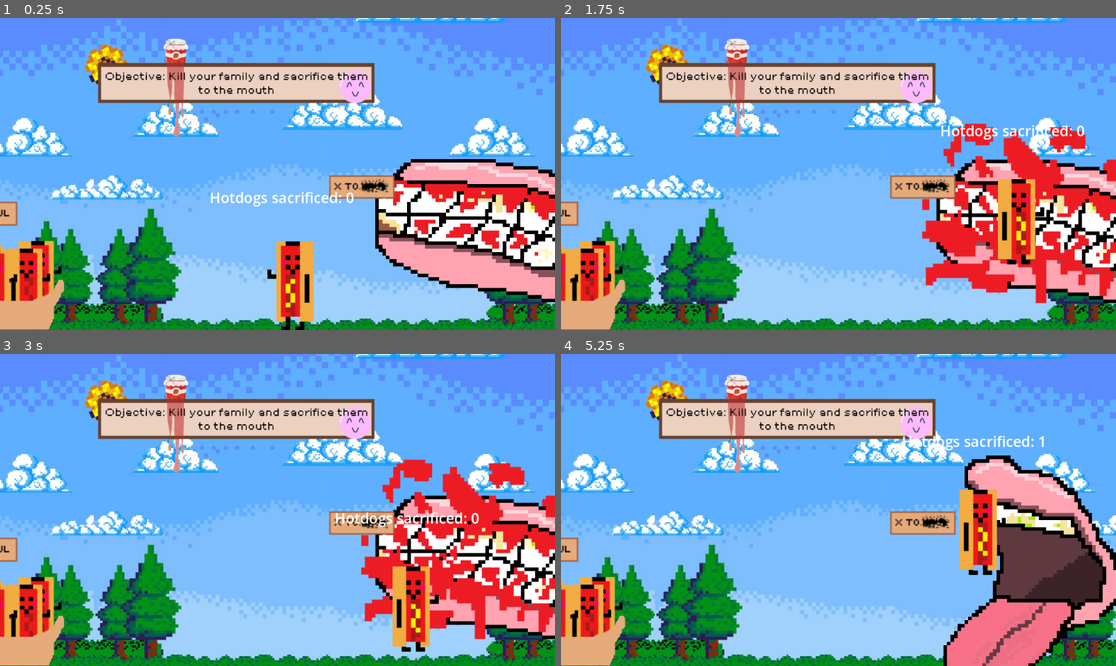
Above: before the commit, frames 1-4 (two rows, left to right).
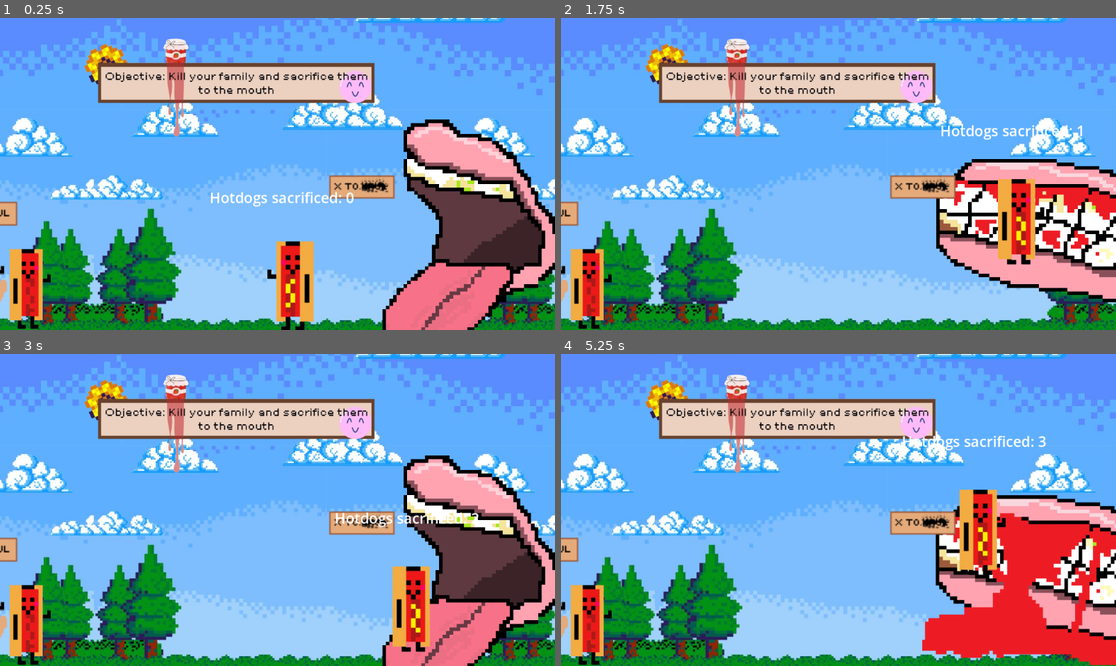
Above: after the commit, the same moments.

Repository: AudreyS108/daydream-project
Game: Godot game, scene res://scenes/game.tscn
Same seed, same stepped clock (60 frames per second), same inputs: the game is played once before the commit and once after it.
Inputs:
- Up to frame 1 (0.25 s): no input
- Up to frame 2 (1.75 s): tap Enter (ui_accept) at 0.5, 0.77, 1.52 s; hold Right (ui_right) from 0.53 s (still down); tap F at 0.6, 1.55 s; tap X at 0.8, 1.35 s
- Up to frame 3 (3 s): release Right (ui_right) at 2.03 s; hold Left (ui_left) 2.03-2.78 s; tap F at 2.1 s; tap X at 2.3, 2.85 s; hold Right (ui_right) from 2.78 s (still down)
- Up to frame 4 (5.25 s): tap Enter (ui_accept) at 3.02, 3.77, 4.52 s; tap F at 3.05, 3.6, 4.55, 5.1 s; tap X at 3.8, 4.35 s; release Right (ui_right) at 4.28 s; hold Left (ui_left) 4.28-5.03 s; hold Right (ui_right) from 5.03 s (still down)

The runs differ from the first frame. In frame 1, 18% of the frame differs, in the area x 0-100%, y 32-100%; in frame 2, 9.6%; in frame 3, 18%; in frame 4, 19%, in the area x 0-100%, y 26-100%.

Commit message:
Adding features:
- Destroying a sprite on F pressed
- Letting the mouth sprite change after the first sacrifice
- Merged Player script to main game for easier interaction with other game elements

- @Sevastipol designed new sprite: elderly hotdog

Diff:
--- a/scenes/Area.tscn
+++ b/scenes/Area.tscn
@@ -1,4 +1,6 @@
-[gd_scene load_steps=2 format=3 uid="uid://do78wjcc5x2of"]
+[gd_scene load_steps=3 format=3 uid="uid://do78wjcc5x2of"]
+
+[ext_resource type="Texture2D" uid="uid://b2imbiapgxkrg" path="res://assets/Sprites/PlayerKetchup.png" id="1_6wnd8"]
 
 [sub_resource type="RectangleShape2D" id="RectangleShape2D_r1s12"]
 size = Vector2(158, 64)
@@ -8,3 +10,8 @@
 [node name="CollisionShape2D" type="CollisionShape2D" parent="."]
 position = Vector2(69, 22)
 shape = SubResource("RectangleShape2D_r1s12")
+
+[node name="Sprite2D" type="Sprite2D" parent="."]
+position = Vector2(35.5, -31.5078)
+scale = Vector2(0.442708, 0.442708)
+texture = ExtResource("1_6wnd8")
--- a/scenes/Area2.tscn
+++ b/scenes/Area2.tscn
@@ -1,10 +1,10 @@
 [gd_scene load_steps=2 format=3 uid="uid://bdah5aj2vxmbs"]
 
 [sub_resource type="RectangleShape2D" id="RectangleShape2D_2n6h3"]
-size = Vector2(142, 43)
+size = Vector2(232, 43)
 
-[node name="Area2D" type="Area2D"]
+[node name="MouthArea" type="Area2D"]
 
 [node name="CollisionShape2D" type="CollisionShape2D" parent="."]
-position = Vector2(48, 10)
+position = Vector2(3, 10)
 shape = SubResource("RectangleShape2D_2n6h3")
--- a/scenes/Mouth.tscn
+++ b/scenes/Mouth.tscn
@@ -33,7 +33,7 @@
 "texture": ExtResource("5_1acxj")
 }],
 "loop": true,
-"name": &"W ketchup",
+"name": &"With_Ketchup",
 "speed": 3.0
 }]
 
@@ -55,10 +55,8 @@
 position = Vector2(339, -240)
 scale = Vector2(0.612292, 0.619792)
 sprite_frames = SubResource("SpriteFrames_1p50c")
-animation = &"W ketchup"
-autoplay = "W ketchup"
-frame = 1
-frame_progress = 0.11684782
+animation = &"With_Ketchup"
+autoplay = "Default"
 
 [node name="CollisionShape2D" type="CollisionShape2D" parent="."]
 position = Vector2(197, -121)
--- a/scenes/game.gd
+++ b/scenes/game.gd
@@ -9,3 +9,69 @@
 # Called every frame. 'delta' is the elapsed time since the previous frame.
 func _process(delta: float) -> void:
 	pass
+
+
+@onready var player_sprite: AnimatedSprite2D = $Player/AnimatedSprite2D
+@onready var audio_player1: AudioStreamPlayer2D = $Player/AudioStreamPlayer1
+@onready var audio_player2: AudioStreamPlayer2D = $Player/AudioStreamPlayer2
+@onready var label: Label = $Player/Camera2D/Label
+
+@onready var mouth_sprite: AnimatedSprite2D = $Mouth/AnimatedSprite2D
+
+@onready var Hotdog1: Area2D = $Area2D
+
+var is_colliding_with_area2d = false
+var is_colliding_with_area2d2 = false
+var sacrifices = 0
+
+func _on_area_2d_body_entered(body: Node2D) -> void:
+	if body.name == "Player":
+		print("Player entered the area!")
+		is_colliding_with_area2d = true
+
+
+func _on_area_2d_body_exited(body: Node2D) -> void:
+	if body.name == "Player":
+		print("Player exited the area!")
+		is_colliding_with_area2d = false
+
+func _on_mouth_area_body_entered(body: Node2D) -> void:
+	if body.name == "Player":
+		print("Player entered the area2!")
+		is_colliding_with_area2d2 = true
+
+func _on_mouth_area_body_exited(body: Node2D) -> void:
+	if body.name == "Player":
+		print("Player exited the area!")
+		is_colliding_with_area2d2 = false
+
+func wait(seconds: float) -> void:
+	await get_tree().create_timer(seconds).timeout
+
+func _input(event):
+	if event is InputEventKey and event.pressed and not event.echo:
+		if event.keycode == KEY_F and is_colliding_with_area2d: # and is colliding with hotdog ADD
+			if event.keycode == KEY_F and is_colliding_with_area2d == false:
+				player_sprite.play("Idle")
+			player_sprite.play("Holding")
+			print("Play anim")
+			audio_player1.stream = load("res://assets/Sounds/nono (1).mp3")
+			audio_player1.play()
+			Hotdog1.queue_free()
+
+		if event.keycode == KEY_X:
+			if is_colliding_with_area2d2 == false:
+				sacrifices = sacrifices
+				label.text = "Hotdogs sacrificed: " + str(sacrifices)
+				audio_player2.stop()
+			if is_colliding_with_area2d2 == true : #and player_sprite.animation == "Holding"
+				mouth_sprite.play("With_Ketchup")
+
+				player_sprite.play("Idle")
+				audio_player1.stop()
+				audio_player2.stream = load("res://assets/Sounds/crunchie mm.mp3")
+				audio_player2.play()
+				sacrifices = sacrifices + 1
+				print("text set")
+				label.text = "Hotdogs sacrificed: " + str(sacrifices)
+				is_colliding_with_area2d2 = false
--- a/scenes/game.tscn
+++ b/scenes/game.tscn
@@ -1,13 +1,12 @@
-[gd_scene load_steps=19 format=3 uid="uid://lhoagjgbcmbs"]
+[gd_scene load_steps=18 format=3 uid="uid://lhoagjgbcmbs"]
 
 [ext_resource type="Script" uid="uid://dt6xvox0p11ra" path="res://scenes/game.gd" id="1_kvuet"]
 [ext_resource type="Texture2D" uid="uid://2n5d4tr7xhjt" path="res://assets/Sprites/BGFINAL.jpg" id="1_lnu2h"]
 [ext_resource type="PackedScene" uid="uid://cqxcdhfp1tm65" path="res://scenes/Player.tscn" id="1_uwrxv"]
 [ext_resource type="PackedScene" uid="uid://c2c6ebaepviij" path="res://scenes/Mouth.tscn" id="3_lnu2h"]
-[ext_resource type="Texture2D" uid="uid://bx6b2vp42g03i" path="res://assets/Sprites/Screenshot_28-9-2025_121635_www.canva.com-removebg-preview.png" id="4_lbhrr"]
+[ext_resource type="Texture2D" uid="uid://k2y347lvohch" path="res://assets/Sprites/Screenshot_28-9-2025_121635_www.canva.com-removebg-preview.png" id="4_lbhrr"]
 [ext_resource type="Script" uid="uid://dea3lfsr5r6cv" path="res://scripts/camera_2d.gd" id="4_u5sy4"]
 [ext_resource type="AudioStream" uid="uid://dhwi5hcpws2t" path="res://assets/Sounds/happy-kids-background-music-364459.wav" id="5_ir15t"]
-[ext_resource type="PackedScene" uid="uid://dhhbfjk26kyko" path="res://scenes/otherhotdogs.tscn" id="8_gee14"]
 [ext_resource type="Texture2D" uid="uid://0ttatly65po4" path="res://assets/Sprites/F Sign.png" id="9_0tnpc"]
 [ext_resource type="PackedScene" uid="uid://do78wjcc5x2of" path="res://scenes/Area.tscn" id="10_kvpfn"]
 [ext_resource type="Texture2D" uid="uid://dmr0oy2ajpwai" path="res://assets/Sprites/X Sign.png" id="10_vtaks"]
@@ -79,17 +78,14 @@
 scale = Vector2(2.70833, 2.65833)
 texture = ExtResource("10_vtaks")
 
-[node name="hotdog" parent="." instance=ExtResource("8_gee14")]
-position = Vector2(-153, -79)
-
 [node name="Area2D" parent="." instance=ExtResource("10_kvpfn")]
 position = Vector2(-155, -53)
 
-[node name="Area2D2" parent="." instance=ExtResource("11_kvpfn")]
+[node name="MouthArea" parent="." instance=ExtResource("11_kvpfn")]
 position = Vector2(786, -113)
 
-[node name="Pixil-frame-0(8)" type="Sprite2D" parent="."]
-position = Vector2(-153, -249)
+[node name="BasketOfHotdogs" type="Sprite2D" parent="."]
+position = Vector2(-272, -249)
 scale = Vector2(1.31771, 1.32133)
 texture = ExtResource("12_dinhu")
 
@@ -120,7 +116,7 @@
 stream = ExtResource("15_ca42v")
 volume_db = 8.914
 
-[connection signal="body_entered" from="Area2D" to="Player" method="_on_area_2d_body_entered"]
-[connection signal="body_exited" from="Area2D" to="Player" method="_on_area_2d_body_exited"]
-[connection signal="body_entered" from="Area2D2" to="Player" method="_on_area_2d_2_body_entered"]
-[connection signal="body_exited" from="Area2D2" to="Player" method="_on_area_2d_2_body_exited"]
+[connection signal="body_entered" from="Area2D" to="." method="_on_area_2d_body_entered"]
+[connection signal="body_exited" from="Area2D" to="." method="_on_area_2d_body_exited"]
+[connection signal="body_entered" from="MouthArea" to="." method="_on_mouth_area_body_entered"]
+[connection signal="body_exited" from="MouthArea" to="." method="_on_mouth_area_body_exited"]
--- a/scenes/otherhotdogs.tscn
+++ /dev/null
@@ -1,26 +0,0 @@
-[gd_scene load_steps=4 format=3 uid="uid://dhhbfjk26kyko"]
-
-[ext_resource type="Texture2D" uid="uid://b2imbiapgxkrg" path="res://assets/Sprites/PlayerKetchup.png" id="1_iknsw"]
-
-[sub_resource type="RectangleShape2D" id="RectangleShape2D_vkb38"]
-size = Vector2(103.25, 197)
-
-[sub_resource type="RectangleShape2D" id="RectangleShape2D_iknsw"]
-size = Vector2(103, 193)
-
-[node name="CharacterBody2D" type="CharacterBody2D"]
-
-[node name="Sprite2D" type="Sprite2D" parent="."]
-position = Vector2(0.999996, -2)
-scale = Vector2(0.416667, 0.416667)
-texture = ExtResource("1_iknsw")
-
-[node name="hotdog" type="Area2D" parent="."]
-
-[node name="CollisionShape2D" type="CollisionShape2D" parent="hotdog"]
-position = Vector2(-4, -18)
-shape = SubResource("RectangleShape2D_vkb38")
-
-[node name="CollisionShape2D" type="CollisionShape2D" parent="."]
-position = Vector2(-2, -18)
-shape = SubResource("RectangleShape2D_iknsw")
--- a/scripts/player.gd
+++ b/scripts/player.gd
@@ -7,33 +7,7 @@
 @onready var sprite: AnimatedSprite2D = $AnimatedSprite2D
 @onready var audio_player1: AudioStreamPlayer2D = $AudioStreamPlayer1
 @onready var audio_player2: AudioStreamPlayer2D = $AudioStreamPlayer2
-@onready var collisionarea: Area2D = $AnimatedSprite2D/hotdog
 @onready var label: Label = $Camera2D/Label
-
-var is_colliding_with_area2d = false
-var is_colliding_with_area2d2 = false
-var sacrifices = 0
-
-func _on_area_2d_body_entered(body: Node2D) -> void:
-	if body.name == "Player":
-		print("Player entered the area!")
-		is_colliding_with_area2d = true
-
-
-func _on_area_2d_2_body_entered(body: Node2D) -> void:
-	if body.name == "Player":
-		print("Player entered the area2!")
-		is_colliding_with_area2d2 = true
-
-func _on_area_2d_body_exited(body: Node2D) -> void:
-	if body.name == "Player":
-		print("Player exited the area!")
-		is_colliding_with_area2d = false
-
-func _on_area_2d_2_body_exited(body: Node2D) -> void:
-	if body.name == "Player":
-		print("Player exited the area!")
-		is_colliding_with_area2d2 = false
 
 func _physics_process(delta: float) -> void:
 	# Add the gravity.
@@ -66,25 +40,3 @@
 			sprite.flip_h = true
 		if event.keycode == KEY_LEFT:
 			sprite.flip_h = false
-
-		if event.keycode == KEY_F and is_colliding_with_area2d: # and is colliding with hotdog ADD
-			if event.keycode == KEY_F and is_colliding_with_area2d == false:
-				sprite.play("Idle")
-			sprite.play("Holding")
-			audio_player1.stream = load("res://assets/Sounds/nono (1).mp3")
-			audio_player1.play()
-
-		if event.keycode == KEY_X:
-			if is_colliding_with_area2d2 == false:
-				sacrifices = sacrifices
-				label.text = "Hotdogs sacrificed: " + str(sacrifices)
-				audio_player2.stop()
-			if is_colliding_with_area2d2 == true : #and sprite.animation == "Holding"
-				sprite.play("Idle")
-				audio_player1.stop()
-				audio_player2.stream = load("res://assets/Sounds/crunchie mm.mp3")
-				audio_player2.play()
-				sacrifices = sacrifices + 1
-				print("text set")
-				label.text = "Hotdogs sacrificed: " + str(sacrifices)
-				is_colliding_with_area2d2 = false
Binary file removed: assets/Sprites/HotdogUp.png
Not shown, removed: assets/Sprites/HotdogUp.png.import
Not shown, changed: assets/Sprites/Screenshot_28-9-2025_121635_www.canva.com-removebg-preview.png.import
Binary file removed: assets/Sprites/Small-enemy-removebg-preview.png
Not shown, removed: assets/Sprites/Small-enemy-removebg-preview.png.import
Binary file added: assets/Sprites/elderlyHotdog.png
Not shown, changed: assets/Sprites/elderlyHotdog.png.import
Binary file removed: assets/Sprites/small-enemy-wcarrot-removebg-preview.png
